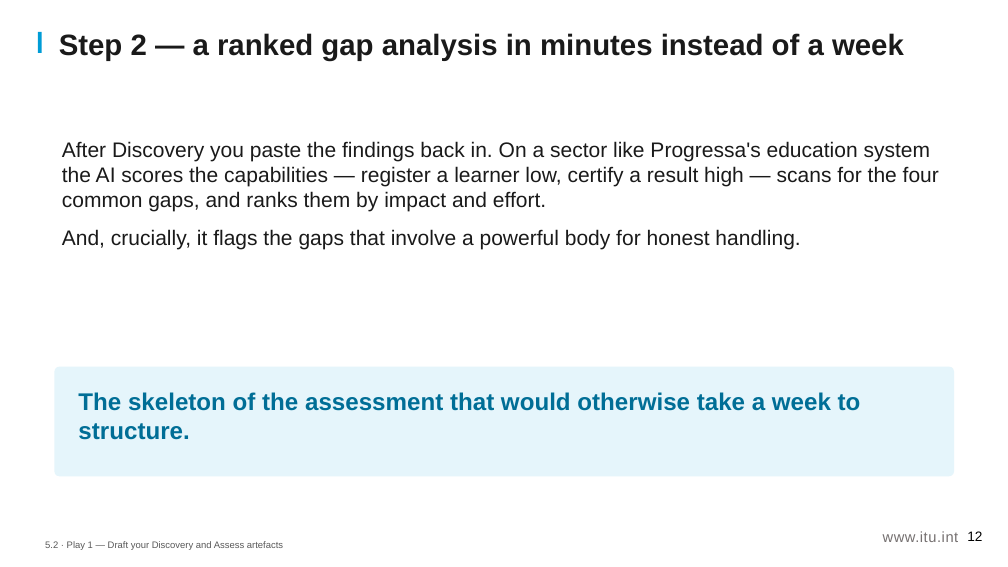
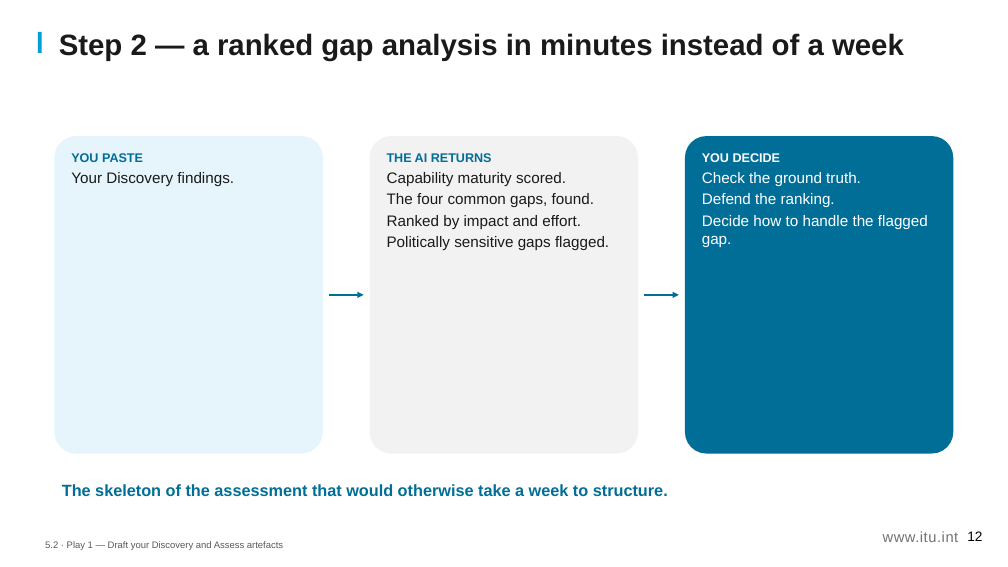
Before and after one commit to aarelaponin/geatdm-framework, a slide deck: slide 12 of 10-Knowledge-Products/KP1-GEA/videos/module_5/en/decks/KP1_M5_Deck_v0.1.pptx. Drawn at 1008x567 pixels with LibreOffice and Linux fonts; fonts in the diff are those of the drawing. Boxes give left, top, right and bottom in pixels: in the first picture for what was removed or moved away, otherwise in the second. Text is boxed around its words. In the diff, an @@ line names an element or a change of style, - is before the commit and + after.

```diff
--- a/10-Knowledge-Products/KP1-GEA/videos/module_5/en/decks/KP1_M5_Deck_v0.1.pptx
+++ b/10-Knowledge-Products/KP1-GEA/videos/module_5/en/decks/KP1_M5_Deck_v0.1.pptx
@@ rounded rectangle added at box(54, 136, 323, 454), fill #E5F5FB, 14.5 pt, text #1A1A1A @@
+YOU PASTE
+Your Discovery findings.
@@ text removed at box(62, 141, 939, 249) @@
-After Discovery you paste the findings back in. On a sector like Progressa's education system the AI scores the capabilities — register a learner low, certify a result high — scans for the four common gaps, and ranks them by impact and effort.
-And, crucially, it flags the gaps that involve a powerful body for honest handling.
@@ rounded rectangle added at box(370, 136, 638, 454), fill #F2F2F2, 14.5 pt, text #1A1A1A @@
+THE AI RETURNS
+Capability maturity scored.
+The four common gaps, found.
+Ranked by impact and effort.
+Politically sensitive gaps flagged.
@@ rounded rectangle added at box(685, 136, 954, 454), fill #006E96, 14.5 pt, text #FFFFFF @@
+YOU DECIDE
+Check the ground truth.
+Defend the ranking.
+Decide how to handle the flagged gap.
@@ arrow added from (329, 295) to (364, 295), #006E96 2 pt @@
@@ arrow added from (644, 295) to (679, 295), #006E96 2 pt @@
@@ rounded rectangle removed at box(54, 367, 954, 476) @@
@@ text "The skeleton of the assessment ...": place and size @@
-text "The skeleton of the assessment ..." at box(78, 392, 861, 440)
+text "The skeleton of the assessment ..." at box(62, 484, 668, 496)
@@ text "The skeleton of the assessment ..." at box(62, 484, 668, 496): size 23 to 15.5 pt; less space between paragraphs @@
```
Also in this commit, not shown: 19 other slides changed, 45 other files.
